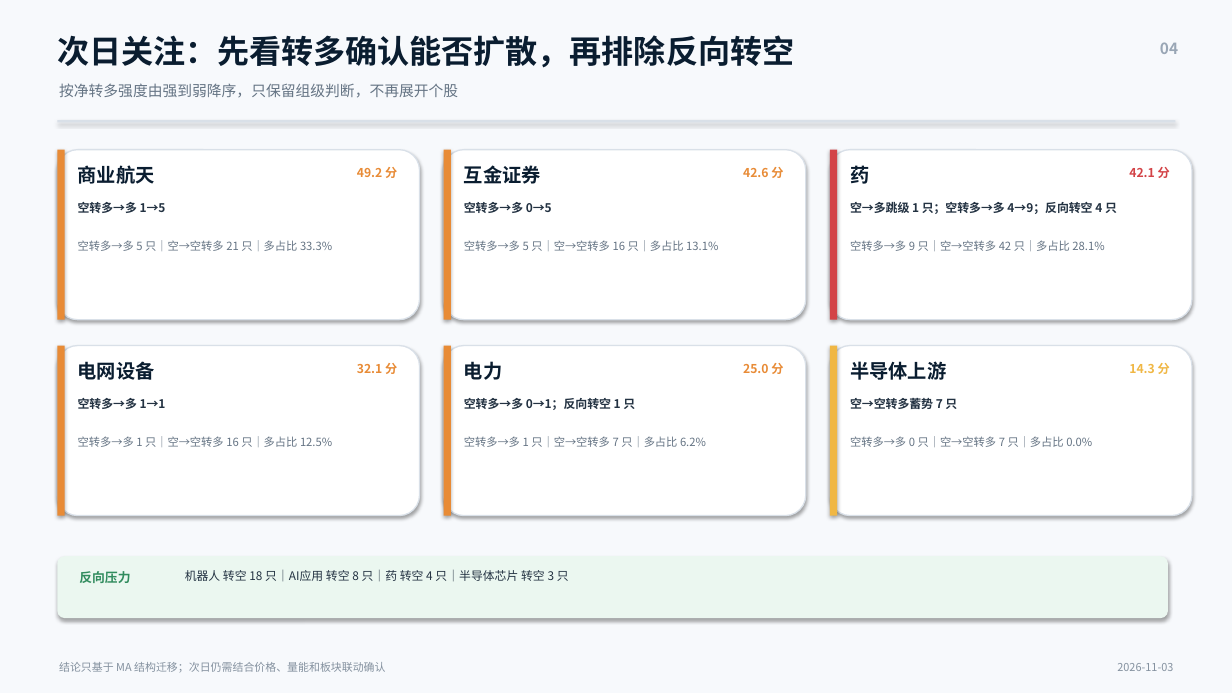
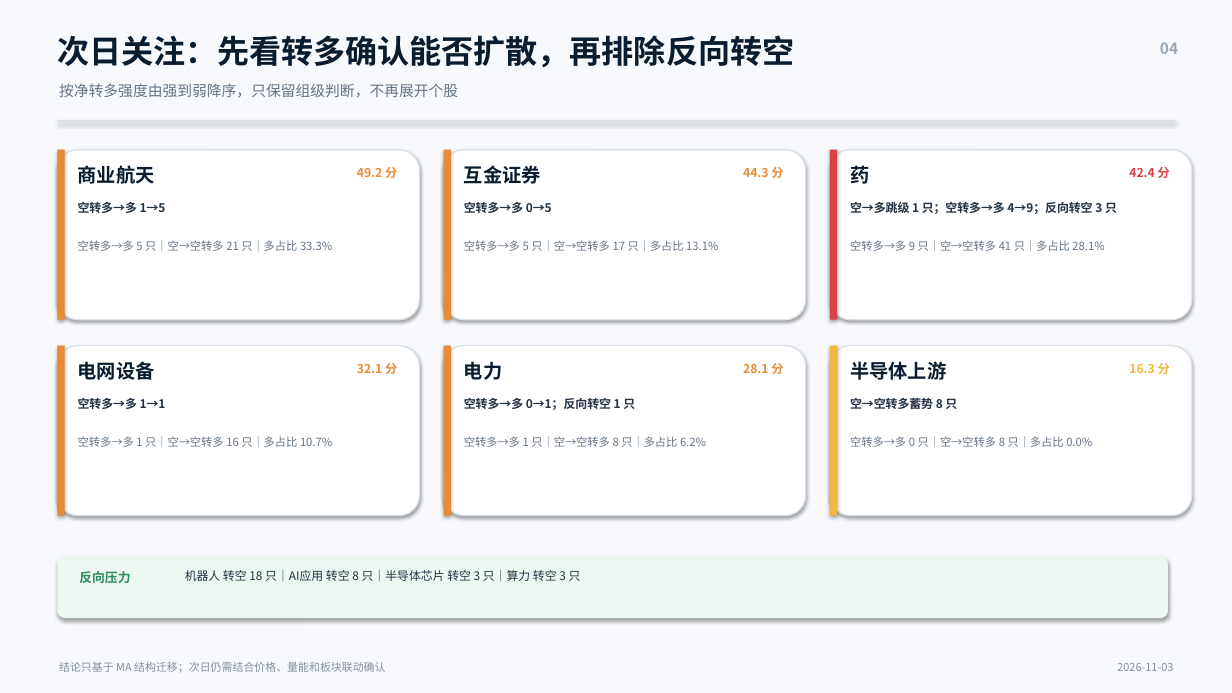
Before and after one commit to nancybhc/a-share-blast-lab, a slide deck: slide 4 of assets/多空阶段简报_2026-11-03.pptx. Drawn at 1232x693 pixels with LibreOffice and Linux fonts; fonts in the diff are those of the drawing. Boxes give left, top, right and bottom in pixels: in the first picture for what was removed or moved away, otherwise in the second. Text is boxed around its words. In the diff, an @@ line names an element or a change of style, - is before the commit and + after.

```diff
--- a/assets/多空阶段简报_2026-11-03.pptx
+++ b/assets/多空阶段简报_2026-11-03.pptx
@@ text at bbox=[743, 167, 783, 178]: text changed @@
-42.6 分
+44.3 分
@@ text at bbox=[1129, 167, 1170, 178]: text changed @@
-42.1 分
+42.4 分
@@ text at bbox=[850, 202, 1117, 214]: text changed @@
-空→多跳级 1 只；空转多→多 4→9；反向转空 4 只
+空→多跳级 1 只；空转多→多 4→9；反向转空 3 只
@@ text at bbox=[464, 240, 718, 251]: text changed @@
-空转多→多 5 只｜空→空转多 16 只｜多占比 13.1%
+空转多→多 5 只｜空→空转多 17 只｜多占比 13.1%
@@ text at bbox=[850, 240, 1104, 251]: text changed @@
-空转多→多 9 只｜空→空转多 42 只｜多占比 28.1%
+空转多→多 9 只｜空→空转多 41 只｜多占比 28.1%
@@ text at bbox=[743, 363, 783, 374]: text changed @@
-25.0 分
+28.1 分
@@ text at bbox=[1129, 363, 1170, 374]: text changed @@
-14.3 分
+16.3 分
@@ text at bbox=[850, 398, 957, 409]: text changed @@
-空→空转多蓄势 7 只
+空→空转多蓄势 8 只
@@ text at bbox=[78, 436, 332, 447]: text changed @@
-空转多→多 1 只｜空→空转多 16 只｜多占比 12.5%
+空转多→多 1 只｜空→空转多 16 只｜多占比 10.7%
@@ text at bbox=[464, 436, 706, 447]: text changed @@
-空转多→多 1 只｜空→空转多 7 只｜多占比 6.2%
+空转多→多 1 只｜空→空转多 8 只｜多占比 6.2%
@@ text at bbox=[850, 436, 1092, 447]: text changed @@
-空转多→多 0 只｜空→空转多 7 只｜多占比 0.0%
+空转多→多 0 只｜空→空转多 8 只｜多占比 0.0%
@@ text at bbox=[185, 570, 581, 582]: text changed @@
-机器人 转空 18 只｜AI应用 转空 8 只｜药 转空 4 只｜半导体芯片 转空 3 只
+机器人 转空 18 只｜AI应用 转空 8 只｜半导体芯片 转空 3 只｜算力 转空 3 只
```
Also in this commit, not shown: 2 other slides changed, 13 other files.
